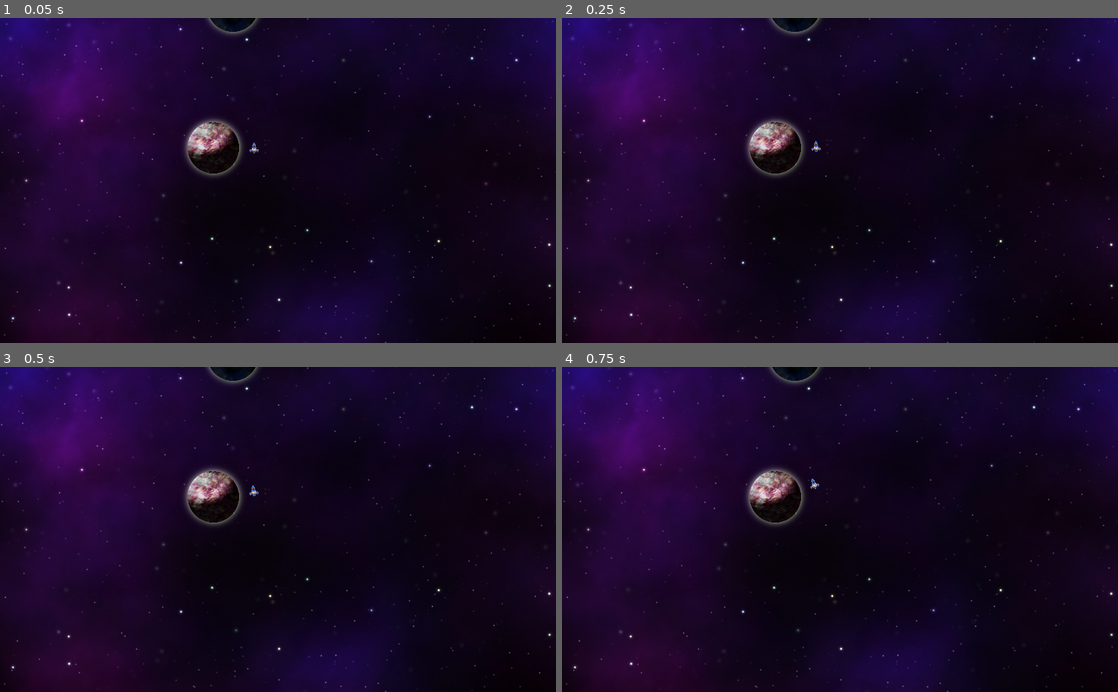
Above: before the commit, frames 1-4 (two rows, left to right).
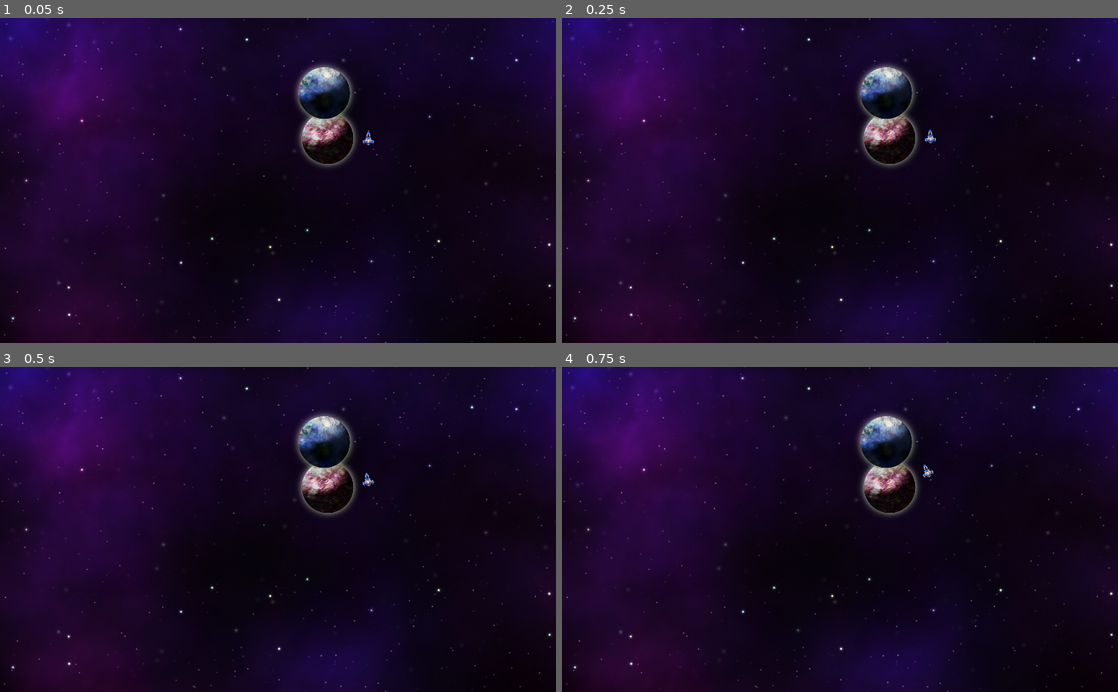
Above: after the commit, the same moments.

Repository: jnewman30/PlanetJumper
Game: Godot game, scene res://scenes/Game.tscn
The game is run twice, just before and just after one commit, with the same random seed, the same clock (stepped at 60 frames per second) and the same inputs.
Inputs:
- Up to frame 1 (0.05 s): no input
- Up to frame 2 (0.25 s): no input
- Up to frame 3 (0.5 s): no input
- Up to frame 4 (0.75 s): no input

The runs differ from the first frame. In frame 1, 3.0% of the frame differs, in the area x 33-68%, y 0-49%; in frame 2, 3.0%; in frame 3, 3.0%; in frame 4, 3.0%.

Commit message:
Change random planet positions

Diff:
--- a/scenes/subs/Ship.tscn
+++ b/scenes/subs/Ship.tscn
@@ -4,8 +4,8 @@
 [ext_resource path="res://sprites/ships/ship1.png" type="Texture" id=2]
 
 [sub_resource type="CapsuleShape2D" id=1]
-radius = 8.16964
-height = 7.96093
+radius = 10.0118
+height = 8.05627
 
 [node name="Ship" type="RigidBody2D"]
 script = ExtResource( 1 )
@@ -14,9 +14,8 @@
 }
 
 [node name="Sprite" type="Sprite" parent="."]
-scale = Vector2( 0.5, 0.5 )
+scale = Vector2( 0.625, 0.625 )
 texture = ExtResource( 2 )
 
 [node name="CollisionShape2D" type="CollisionShape2D" parent="."]
-position = Vector2( 0.220367, 1.65276 )
 shape = SubResource( 1 )
--- a/scripts/Game.gd
+++ b/scripts/Game.gd
@@ -39,7 +39,11 @@
 	var count = level * 2
 	var i = 0
 	while i < count:
-		var pos = utils.get_random_pos_in_circle(center, 400)
+		# var pos = utils.get_random_pos_in_circle(center, 400)
+		rng.randomize()
+		var pos = Vector2 (
+			rng.randf_range(50, viewSize.x - 50),
+			rng.randf_range(50, viewSize.y - 50))
 		create_planet(pos)
 		i += 1
 
